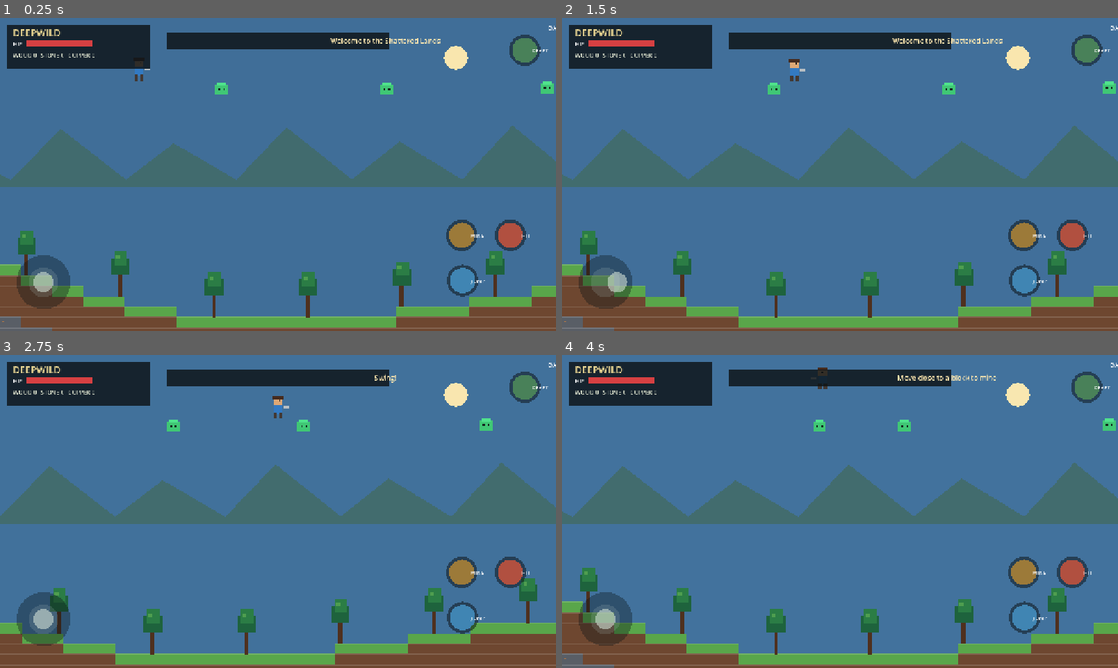
Above: before the commit, frames 1-4 (two rows, left to right).
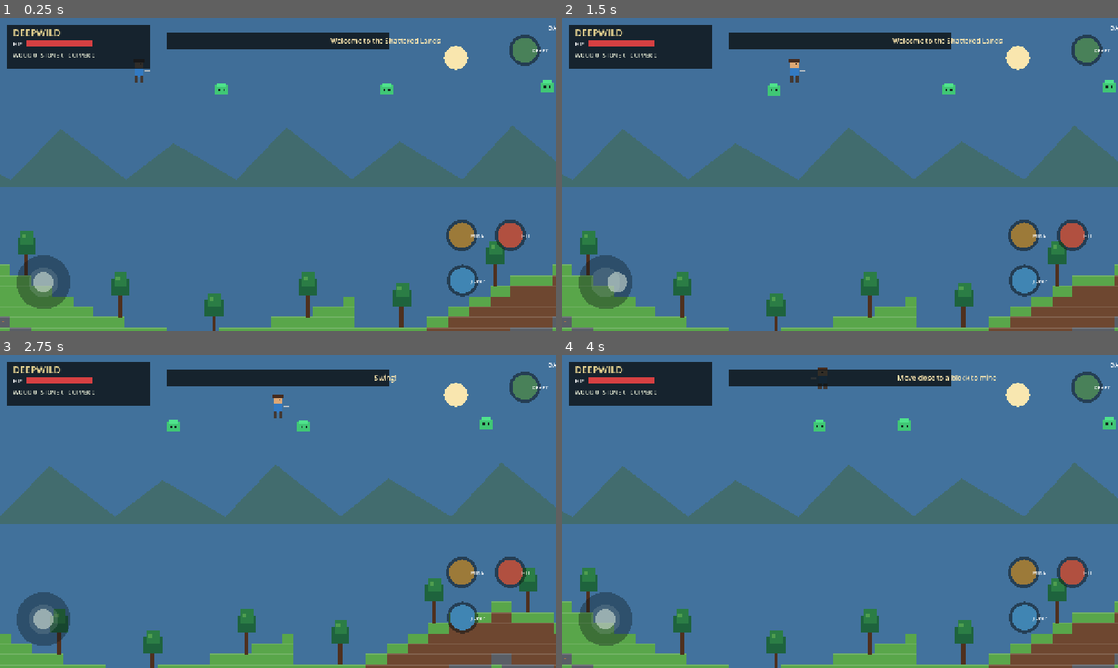
Above: after the commit, the same moments.

Repository: filesgloom-png/DEEPWILD-Shattered-Lands
Game: Godot game, scene res://scenes/main.tscn
Same seed, same stepped clock (60 frames per second), same inputs: the game is played once before the commit and once after it.
Inputs (mouse positions are in pixels of both pictures, inside the frame that each line leads up to):
- Up to frame 1 (0.25 s): no input
- Up to frame 2 (1.5 s): tap Enter (ui_accept) at 0.5, 0.77 s; move the mouse to (962, 158) at 0.52 s; hold Right (ui_right) 0.53-1.25 s; hold E 0.53-1.25 s; click (962, 158) at 0.67 s; drag from (728, 190) to (812, 237) at 1.27 s
- Up to frame 3 (2.75 s): move the mouse to (333, 442) at 2.02 s; hold Right (ui_right) from 2.03 s (still down); tap X at 2.1 s
- Up to frame 4 (4 s): release Right (ui_right) at 2.75 s; drag from (812, 574) to (673, 464) at 2.77 s; move the mouse to (1006, 558) at 3.52 s; hold Left (ui_left) from 3.53 s (still down); tap F at 3.6 s; tap Enter (ui_accept) at 3.77 s

The runs differ from the first frame. In frame 1, 8.8% of the frame differs, in the area x 0-100%, y 14-100%; in frame 2, 8.9%; in frame 3, 8.2%; in frame 4, 8.8%.

Commit message:
Add seeded biomes, caves, and copper ore to world generation

Diff:
--- a/scripts/main.gd
+++ b/scripts/main.gd
@@ -29,8 +29,11 @@
 var message := "Welcome to the Shattered Lands"
 var message_timer := 4.0
 var save_timer := 0.0
+var world_seed := 0
 
 func _ready() -> void:
+	randomize()
+	world_seed = randi()
 	_load_world()
 	if slimes.is_empty():
 		slimes = [Vector2(520, 0), Vector2(890, 0), Vector2(1260, 0)]
@@ -102,8 +105,30 @@
 		message = "You recovered at the camp"
 		message_timer = 3.0
 
+func _noise_value(x: int, salt: int) -> float:
+	var value := sin(float(x * 127 + int(world_seed % 997) + salt * 31) * 12.9898) * 43758.5453
+	return value - floor(value)
+
+func biome_at(tile_x: int) -> String:
+	var region := int(floor(float(tile_x) / 34.0))
+	var roll := _noise_value(region, 17)
+	if roll < 0.22:
+		return "desert"
+	if roll < 0.43:
+		return "snow"
+	if roll < 0.72:
+		return "forest"
+	return "plains"
+
 func ground_y_at(tile_x: int) -> float:
+	var biome := biome_at(tile_x)
 	var hills := sin(float(tile_x) * 0.075) * 3.0 + sin(float(tile_x) * 0.021) * 5.0
+	if biome == "forest":
+		hills += sin(float(tile_x) * 0.21) * 1.8
+	elif biome == "desert":
+		hills += sin(float(tile_x) * 0.14) * 1.1
+	elif biome == "snow":
+		hills += sin(float(tile_x) * 0.12) * 2.2
 	return 17.0 + hills
 
 func block_type(tile_x: int, tile_y: int) -> String:
@@ -114,12 +139,32 @@
 	if tile_y < surface:
 		return ""
 	if tile_y == surface:
+		var biome := biome_at(tile_x)
+		if biome == "desert":
+			return "sand"
+		if biome == "snow":
+			return "snow"
 		return "grass"
+	if tile_y > surface + 5 and tile_y < WORLD_DEPTH - 4 and _is_cave(tile_x, tile_y):
+		return ""
 	if tile_y < surface + 5:
+		var biome := biome_at(tile_x)
+		if biome == "desert":
+			return "sandstone"
+		if biome == "snow":
+			return "permafrost"
 		return "dirt"
 	if tile_y < WORLD_DEPTH - 3:
+		if _noise_value(tile_x * 3 + tile_y * 7, 41) > 0.965:
+			return "copper_ore"
 		return "stone"
 	return "bedrock"
+
+func _is_cave(tile_x: int, tile_y: int) -> bool:
+	var a := sin(float(tile_x) * 0.31 + float(world_seed % 113) * 0.04)
+	var b := sin(float(tile_y) * 0.57 + float(tile_x) * 0.13)
+	var c := sin(float(tile_x + tile_y) * 0.19)
+	return a + b + c > 1.55
 
 func _mine_block() -> void:
 	var tx := int(floor((player.x + facing * 42.0) / TILE))
@@ -330,7 +375,7 @@
 	draw_string(ThemeDB.fallback_font, center + Vector2(0, 5), label, HORIZONTAL_ALIGNMENT_CENTER, 72, 12, Color.WHITE)
 
 func _save_world() -> void:
-	var data := {"player_x": player.x, "player_y": player.y, "health": health, "inventory": inventory, "blocks": world_blocks, "slimes": []}
+	var data := {"world_seed": world_seed, "player_x": player.x, "player_y": player.y, "health": health, "inventory": inventory, "blocks": world_blocks, "slimes": []}
 	for slime in slimes:
 		data["slimes"].append([slime.x, slime.y])
 	var file := FileAccess.open(SAVE_PATH, FileAccess.WRITE)
@@ -346,6 +391,7 @@
 	var parsed = JSON.parse_string(file.get_as_text())
 	if typeof(parsed) != TYPE_DICTIONARY:
 		return
+	world_seed = int(parsed.get("world_seed", world_seed))
 	player = Vector2(float(parsed.get("player_x", 320.0)), float(parsed.get("player_y", 240.0)))
 	health = int(parsed.get("health", 100))
 	var saved_inventory = parsed.get("inventory", {})
